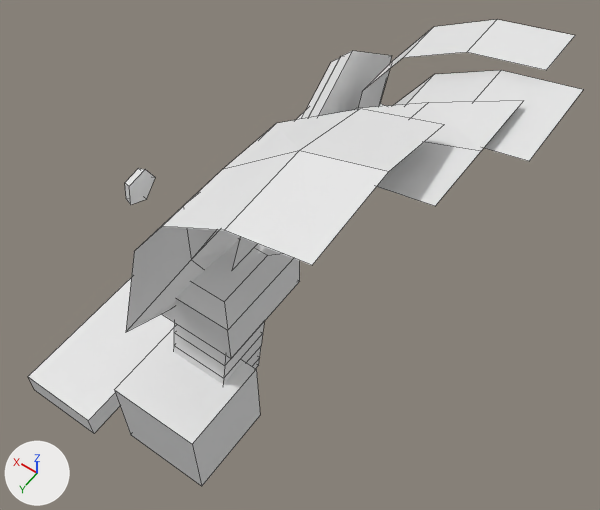
A saved change to the Blender file Blockings.blend.
The view is the same before and after, from a 50 mm camera at (0.03, 3.19, 5.2) aimed at (1.88, 0.59, 1.12). Every picture has the same lights, and +X, +Y and +Z are marked at lower left. Mesh edges are drawn as thin lines.

In view in the first picture: 'GoldenRivet', 'InnerPadding', 'KeyholeBackframe', 'MetalLeg', 'MetalLegDecor', 'MetalStrap', 'TopPadding', 'WoodenLid', 'WoodenPlane'.
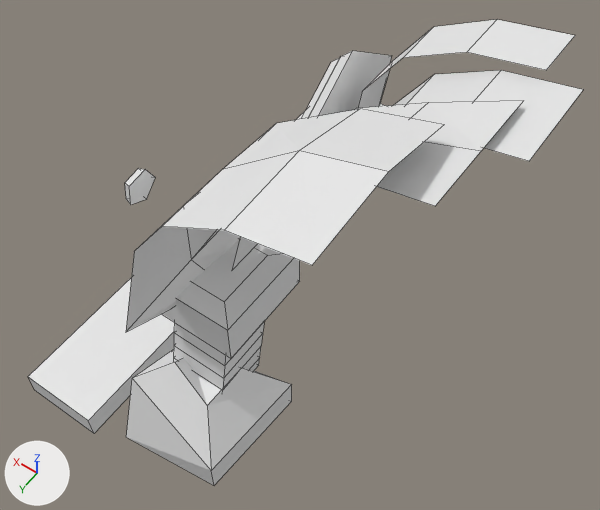
Commit message: Blocking: add faces to metal leg decor

Where the change shows, as pixel boxes [x1, y1, x2, y2] in the pictures (600 x 510 px):
'MetalLegDecor', reshaped (14% wider, 14% shorter)
    before: [114, 327, 260, 486]
    after: [126, 349, 292, 485]

The edits, one by one:
me_cube_002 has 8 vertices, 6 faces and spans x -7.77..-5.77, y -1.0..1.0, z -1.0..1.0.
me_cube_002 is used by ob_metallegdecor; location (-0.004, 1.62, 0.679); scale (-0.29, -0.29, -0.29).
Verts and faces of me_cube_002; kept vertices keep their numbers, new ones are numbered from 8.
Before the commit, vertices of me_cube_002: 0 (-7.77, -1.0, -1.0) at pixel (114, 389), 1 (-7.77, -1.0, 1.0) at pixel (130, 434), 2 (-7.77, 1.0, -1.0), 3 (-7.77, 1.0, 1.0), 4 (-5.77, -1.0, -1.0) at pixel (192, 444).
Before the commit, vertices of me_cube_002: 5 (-5.77, -1.0, 1.0) at pixel (201, 486), 6 (-5.77, 1.0, -1.0) at pixel (256, 369), 7 (-5.77, 1.0, 1.0) at pixel (260, 415).
Part 1, on me_cube_002:
Vertices deleted: 0 to 7 (with the faces that use them).
New vertex 8 is at (-7.91, 1.01, 0.06).
New vertex 9 is at (-5.34, 1.6, 0.06), pixel (291, 384).
New vertex 10 is at (-5.5, -0.9, 0.06), pixel (211, 470).
New vertices 11, 12, 13 stand at vertices 8, 9, 10, in that order, plus (0.0, 0.0, 0.74).
New vertex 14 is at (-7.08, 0.06, -1.27), pixel (174, 362).
New vertex 15 is at (-7.71, -1.15, 0.8), pixel (126, 437).
New vertex 16 is at (-7.18, 0.62, -0.76).
New vertex 17 is at (-6.15, -0.11, -0.74), pixel (207, 405).
New vertex 18 is at (-6.06, 0.9, -0.89), pixel (241, 367).
New vertex 19 is at (-7.71, -0.56, -0.88), pixel (132, 378).
New faces: (8, 19, 15, 11), (8, 11, 12, 9), (9, 12, 13, 10), (10, 13, 15, 19), (14, 16, 18, 17), (11, 15, 13, 12).
New faces: (8, 16, 14, 19), (8, 9, 18, 16), (9, 10, 17, 18), (10, 19, 14, 17).
